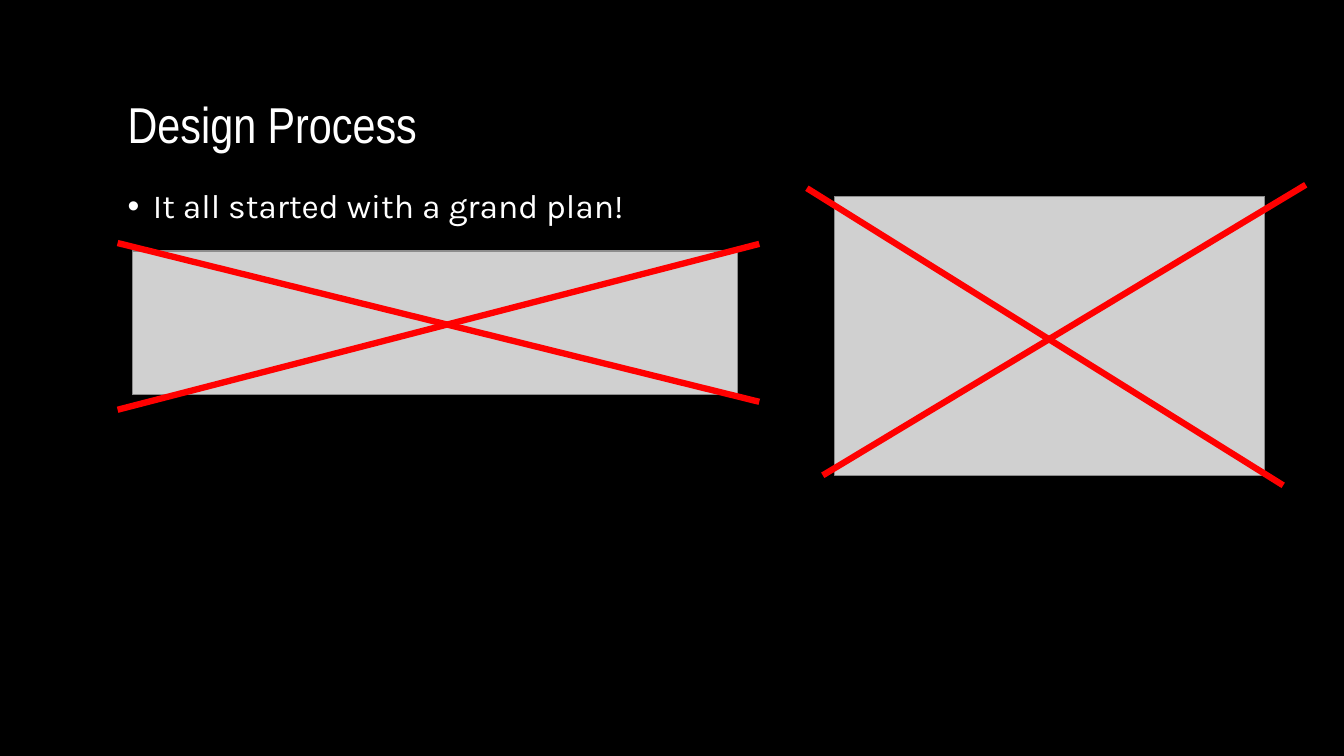
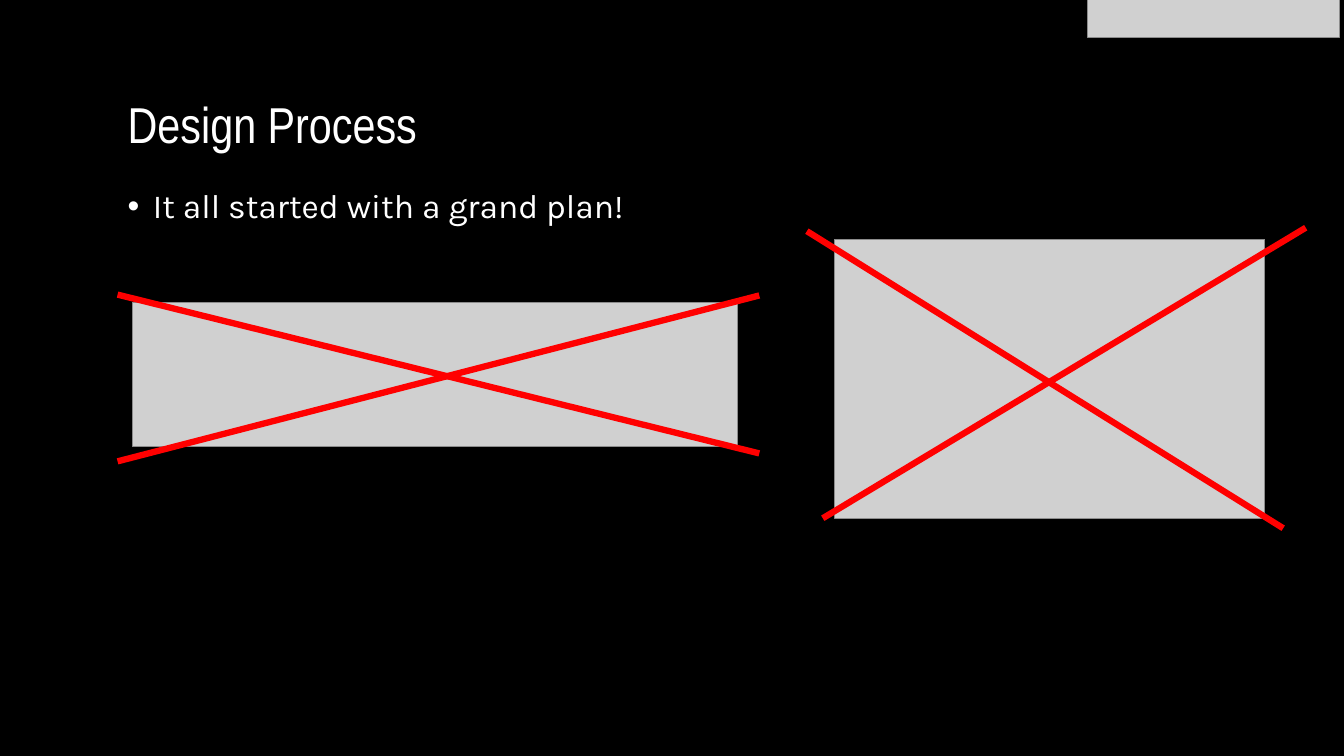
Before and after one commit to bcGoesTurbo/Sideline-Coach, a slide deck: slide 3 of Sideline Coach.pptx. Drawn at 1344x756 pixels with LibreOffice and Linux fonts; fonts in the diff are those of the drawing; grey boxes stand for pictures; background and template pictures are left out. Boxes give left, top, right and bottom in pixels: in the first picture for what was removed or moved away, otherwise in the second. Text is boxed around its words. In the diff, an @@ line names an element or a change of style, - is before the commit and + after.

```diff
--- a/Sideline Coach.pptx
+++ b/Sideline Coach.pptx
@@ picture added at [1088, 0, 1339, 38] @@
@@ line moved from (808, 189) - (1284, 486) to (808, 231) - (1284, 528) @@
@@ line moved from (823, 476) - (1306, 185) to (823, 518) - (1306, 228) @@
@@ picture: place and size @@
-picture at [835, 197, 1264, 476]
+picture at [835, 239, 1264, 518]
@@ 2 lines, 1 picture: place and size @@
-2 lines, 1 picture at [118, 243, 759, 409]
+2 lines, 1 picture at [118, 294, 759, 462]
```
Also in this commit, not shown: 2 other slides changed, 1 slide added, 5 slides removed.
